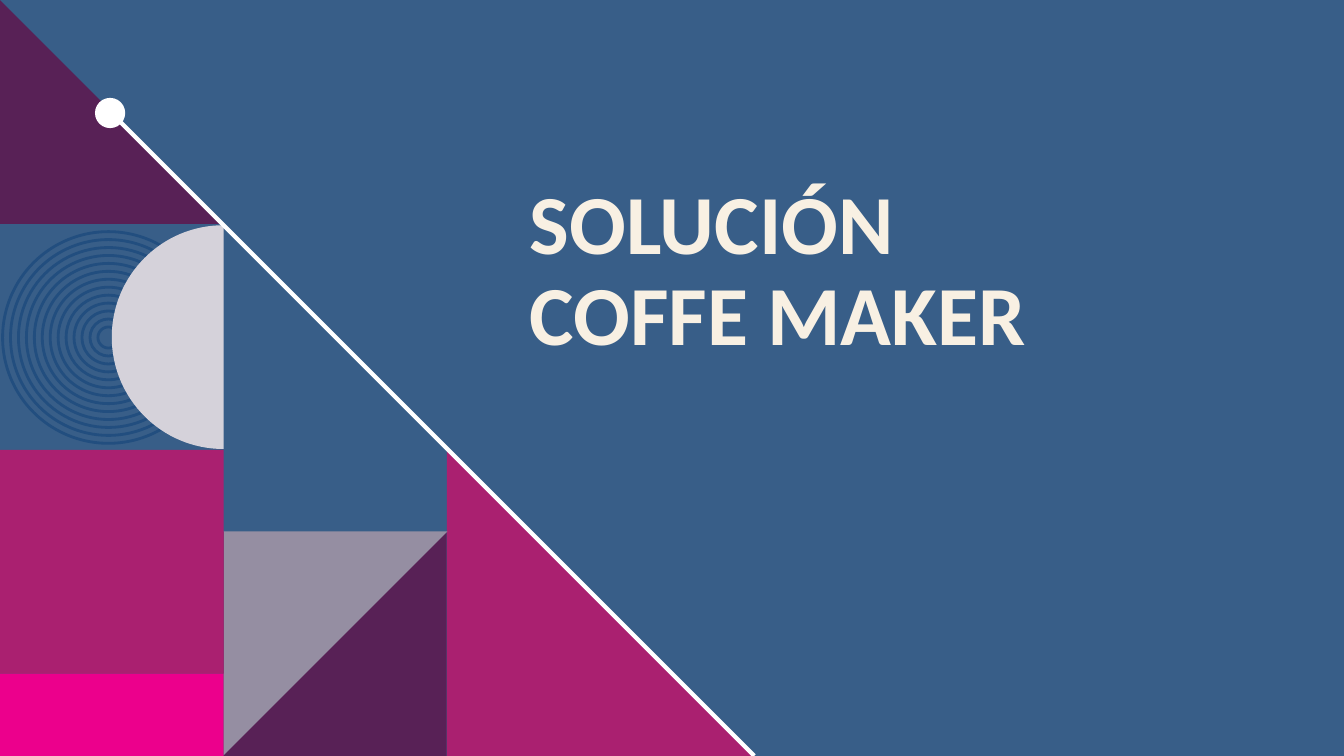
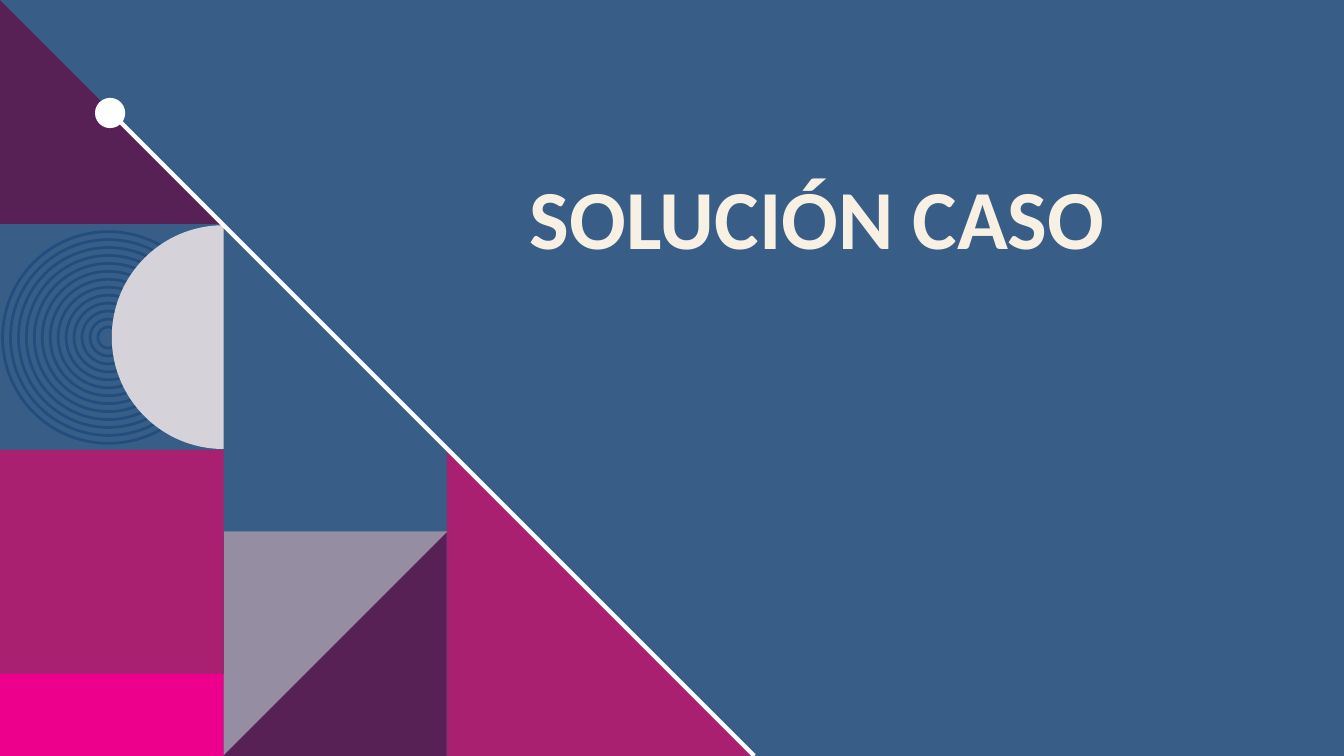
Before and after one commit to ZeroJChang/Estudio_Privado, a slide deck: slide 1 of Plantillas/Plantilla presentación.pptx. Drawn at 1344x756 pixels with LibreOffice and Linux fonts; fonts in the diff are those of the drawing; background and template pictures are left out. Boxes give left, top, right and bottom in pixels: in the first picture for what was removed or moved away, otherwise in the second. Text is boxed around its words. In the diff, an @@ line names an element or a change of style, - is before the commit and + after.

```diff
--- a/Plantillas/Plantilla presentación.pptx
+++ b/Plantillas/Plantilla presentación.pptx
@@ title at bbox=[530, 179, 1105, 250]: text changed @@
-SOLUCIÓN
-COFFE MAKER
+SOLUCIÓN CASO
```
Also in this commit, not shown: 1 other slide changed, 1 slide added, 5 other files.
